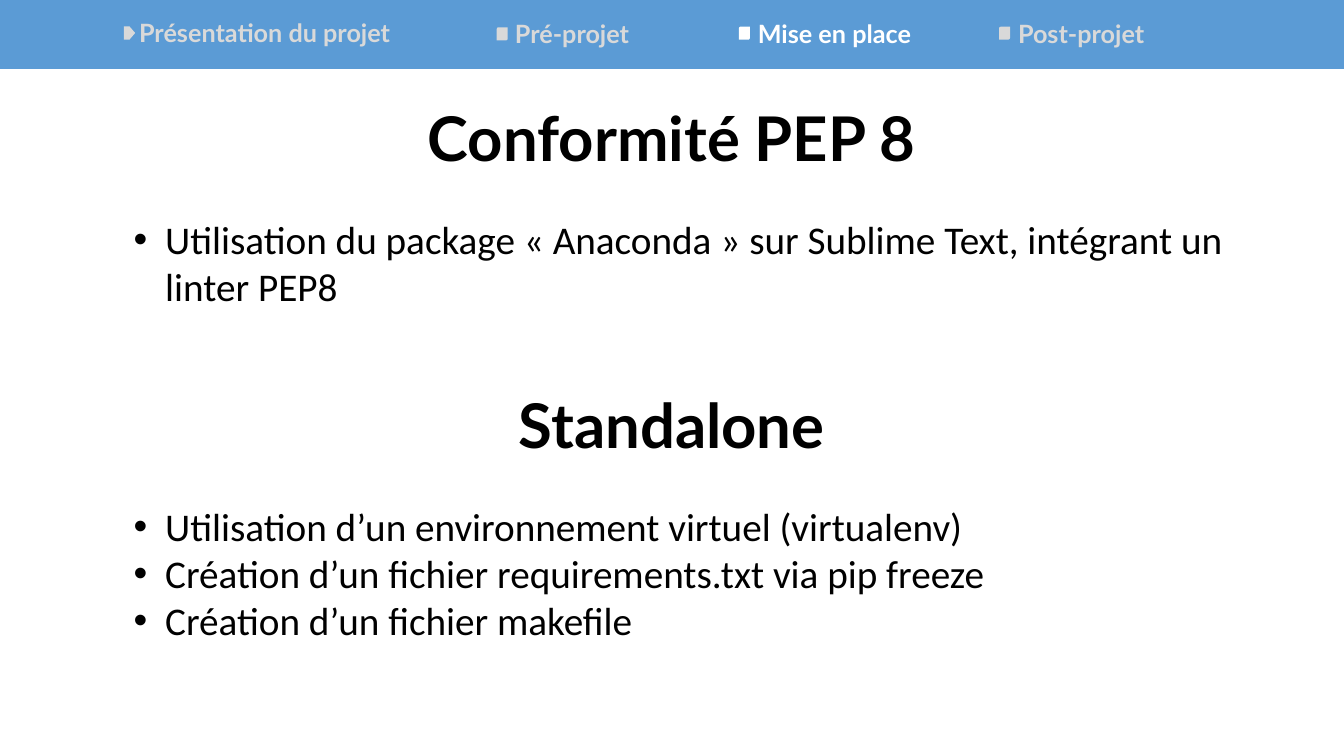
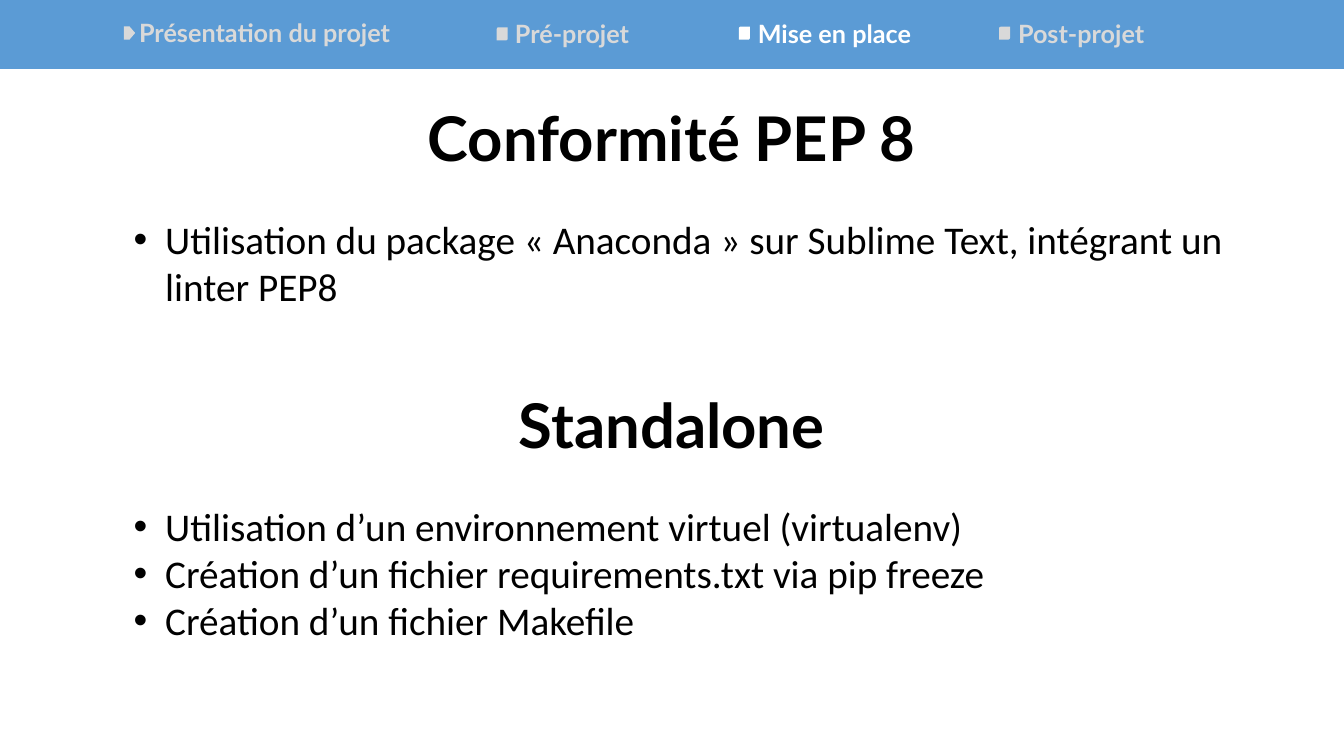
Before and after one commit to Synkied/OC_Projet-3, a slide deck: slide 14 of doc/Projet3_McGyver_Oral.pptx. Drawn at 1344x756 pixels with LibreOffice and Linux fonts; fonts in the diff are those of the drawing. Boxes give left, top, right and bottom in pixels: in the first picture for what was removed or moved away, otherwise in the second. Text is boxed around its words. In the diff, an @@ line names an element or a change of style, - is before the commit and + after.

```diff
--- a/doc/Projet3_McGyver_Oral.pptx
+++ b/doc/Projet3_McGyver_Oral.pptx
@@ text at bbox=[165, 607, 634, 636]: text changed @@
-• Création d’un fichier makefile
+• Création d’un fichier Makefile
```
Also in this commit, not shown: 5 other slides changed, 3 other files.
